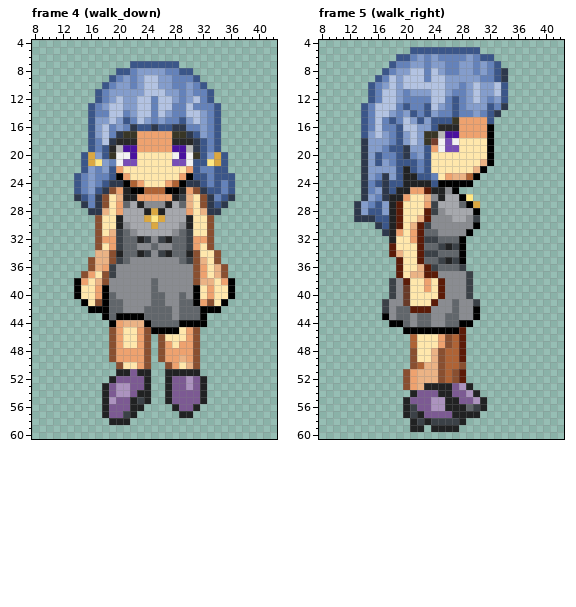
File history of a pixel-art file, static/img/player/mage.aseprite. The picture above was drawn from the file before the commit.
50x64 pixels, 28 frames. Colours within 5 levels of each other are drawn and written as one. Shown: frame 4 (walk_down): x 8..42, y 4..60; frame 5 (walk_right): x 8..42, y 4..60. The commit also changed other frames, which this record leaves out.
Now the later version:
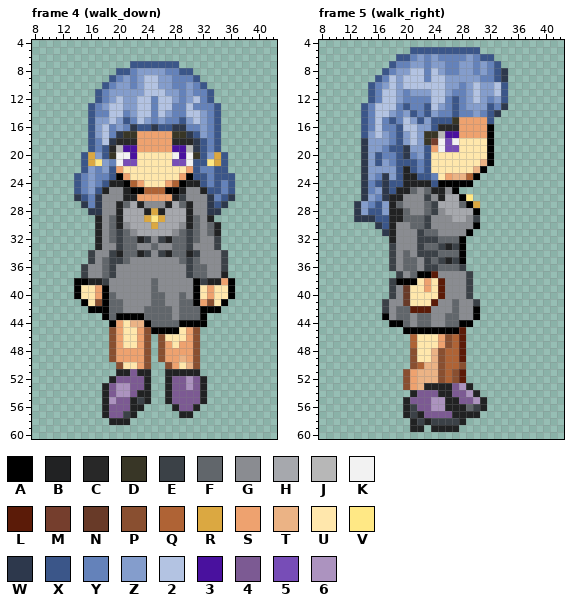
Palette (. is transparent): A #000000  B #212223  C #282828  D #383626  E #3b4147  F #61666b  G #8a8c91  H #a6a8ad  J #b7b7b7  K #f2f2f2  L #5b1b08  M #753e2d  N #683a28  P #894f30  Q #af6335  R #dba841  S #eea26f  T #ebb385  U #ffe7ac  V #ffe885  W #2d384c  X #3b5689  Y #6482ba  Z #849dcc  2 #b3c3e2  3 #49119e  4 #7c5a93  5 #774db7  6 #ac93bf
What changed:
layer "sleeves" now shown
--- frame 4 (walk_down), layers "sleeves", "legs"
@@ x 8..42 @@
 23 ......XYZYYXASUUUUUUUSAXXYXXX......
-24 ......XYZYXWWAQSUUUSQAWWXYXYX......
-25 ......XYZXWPSBAAQQQAABSPWXXYX......
-26 ......WXYWPUTBBSSSSSBETUPWYXW......
-27 .......WYWPUSFHBGGGBHFTUPWXW.......
-28 ........WWTUSHHHBRBHHHSUTWW........
-29 .........PUUBHHHRVRHHHBUUP.........
-30 .........PUUBGHHHRHHHGBUUP.........
-31 .........PUTEFGHHHHHGFEUUP.........
-32 .........PSSEFFBEGEBFFESSP.........
-33 .........PUSEFFGGFGGFFESUP.........
-34 .........TTPBFFBEGEBFFBPUUP........
-35 ........PTTPEFGGGGGGGFEPTUP........
-36 ........PTSEGGGGGGGGGGGPSUTP.......
-37 .......PSUPEGGGGGGGGGGGPSUTP.......
-38 ......ASUTPGGGGGGFGGGGGPTTUSA......
+24 ......XYZYXBBAQSUUUSQABBXYXYX......
+25 ......XYZXBGGBAAQQQAABGGBXXYX......
+26 ......WXYWGGGBBSSSSSBEGGGWYXW......
+27 .......WYWGGBFHBGGGBHFBGGWXW.......
+28 ........WWGGBHHHBRBHHHBGGWW........
+29 .........BGFBHHHRVRHHHBFGB.........
+30 .........BGFBGHHHRHHHGBFGFB........
+31 .........BGFEFGHHHHHGFEFGFB........
+32 .........BGFEFFBEGEBFFEFGGE........
+33 .........BGGEFFGGFGGFFEGGGE........
+34 ........EGGEBFFBEGEBFFBEGGGE.......
+35 ........EGFEEFGGGGGGGFEFGGGE.......
+36 .......EGGFEGGGGGGGGGGEFFGGE.......
+37 .......EGGFEGGGGGGGGGGEFFGGB.......
+38 ......AABBEGGGGGGFGGGGGAEBBSA......
 39 ......AUUSAGGGGGGFGGGGGAUSUUA......
@@ x 19..23 @@
 43 FAAAA
-44 ASTTT
+44 ASUTT
 45 PSUUS
--- frame 5 (walk_right), layer "sleeves"
@@ x 16..25 @@
 24 XWXXBBBBXA
-25 ZWXBBSSLBB
-26 YWBBSUUTGB
-27 XZBLUUUSEH
-28 XZBLUUULEG
-29 XXBLUUTLGG
-30 WXBLUTLEGG
-31 .WBSUSLFFG
-32 ..BUUSLEEF
-33 ..LUUULFFE
-34 ..LTUULEEF
-35 ...LUULFFE
-36 ...LUUTLEF
-37 ...LUTTLLG
-38 ..EGLUUSUL
+25 ZWXBBFGFBB
+26 YWBBGGGEGB
+27 XZBFGGGFEH
+28 XZBBFGGFEG
+29 XXBBFFFEGG
+30 WXBGGFFEGG
+31 .WBGGGEFFG
+32 ..BGGGEEEF
+33 ..EGGGEFFE
+34 ..EGFGEEEF
+35 ..EGFFGEFE
+36 ..EGFFGEEF
+37 ...EGFAALG
+38 ..EAAAUSUL
 39 ..EGNUUSUL
Changed places in both pictures, as pixel boxes (x1, y1, x2, y2):
changed: (81, 180, 123, 285)
changed: (186, 180, 228, 285)
changed: (123, 320, 130, 327)
changed: (389, 187, 431, 285)
